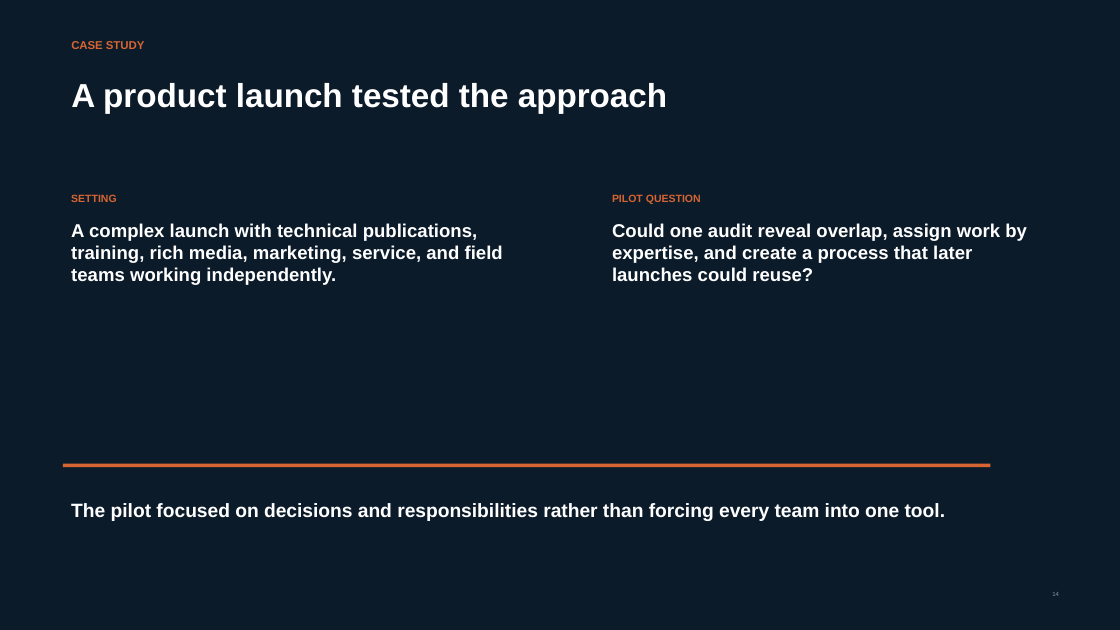
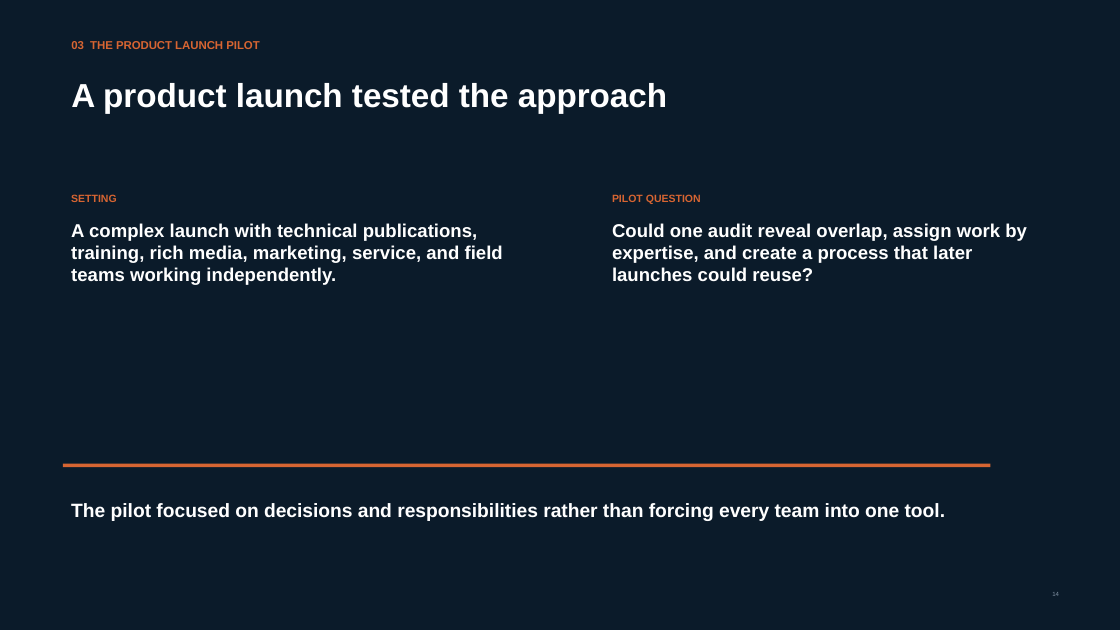
Before and after one commit to sharmiladas/sharmiladas.github.io, a slide deck: slide 14 of downloads/Unified_Content_Strategy_in_Practice.pptx. Drawn at 1120x630 pixels with LibreOffice and Linux fonts; fonts in the diff are those of the drawing. Boxes give left, top, right and bottom in pixels: in the first picture for what was removed or moved away, otherwise in the second. Text is boxed around its words. In the diff, an @@ line names an element or a change of style, - is before the commit and + after.

```diff
--- a/downloads/Unified_Content_Strategy_in_Practice.pptx
+++ b/downloads/Unified_Content_Strategy_in_Practice.pptx
@@ text at box(71, 41, 259, 49): text changed @@
-CASE STUDY
+03 THE PRODUCT LAUNCH PILOT
```
Also in this commit, not shown: 25 other slides changed.
